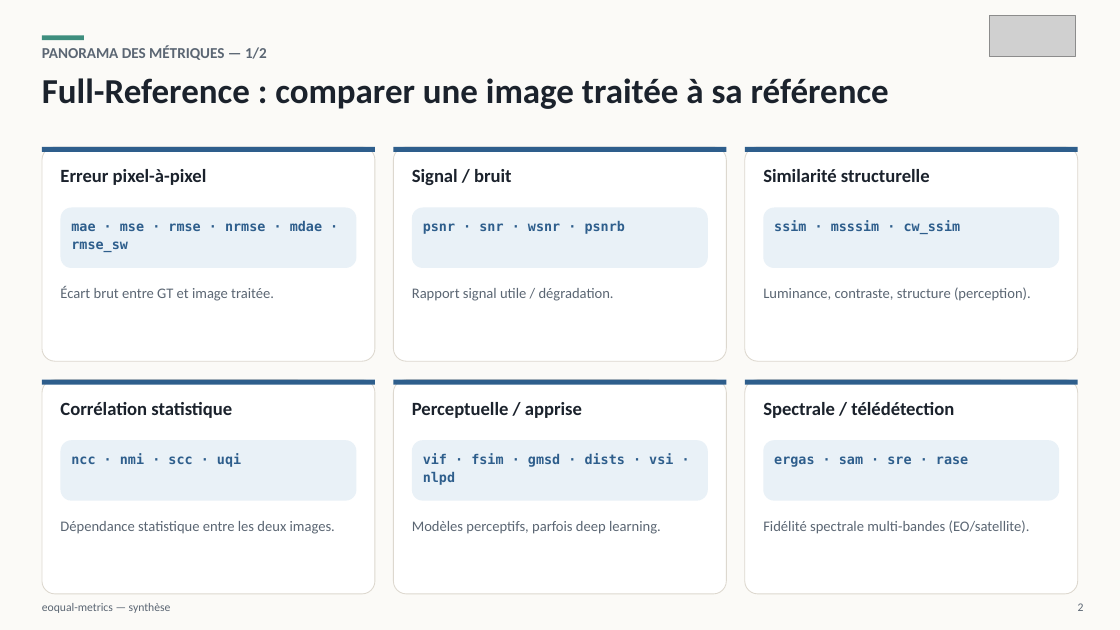
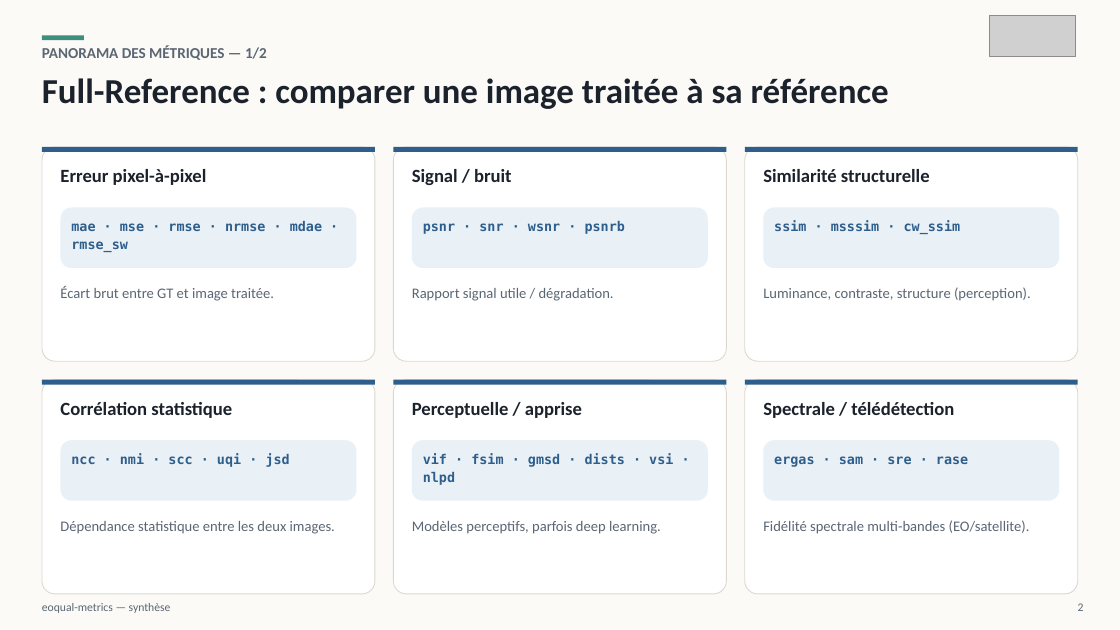
Before and after one commit to EOQual/eoqual-metrics, a slide deck: slide 2 of resources/eoqual-metrics_synthese.pptx. Drawn at 1120x630 pixels with LibreOffice and Linux fonts; fonts in the diff are those of the drawing; grey boxes stand for pictures. Boxes give left, top, right and bottom in pixels: in the first picture for what was removed or moved away, otherwise in the second. Text is boxed around its words. In the diff, an @@ line names an element or a change of style, - is before the commit and + after.

```diff
--- a/resources/eoqual-metrics_synthese.pptx
+++ b/resources/eoqual-metrics_synthese.pptx
@@ text at (71, 453, 290, 467): text changed @@
-ncc · nmi · scc · uqi
+ncc · nmi · scc · uqi · jsd
```
Also in this commit, not shown: 4 other slides changed.
